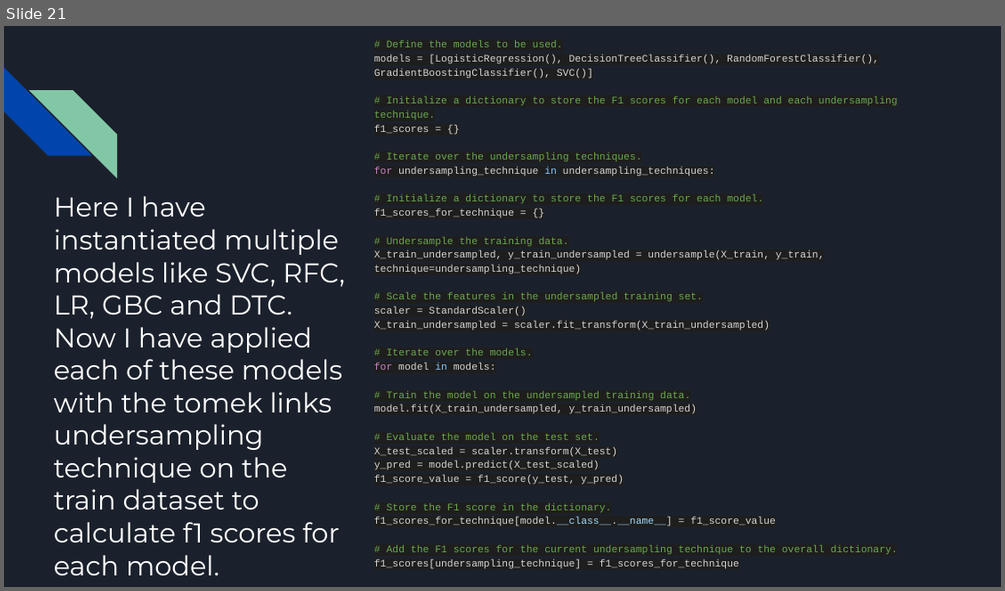
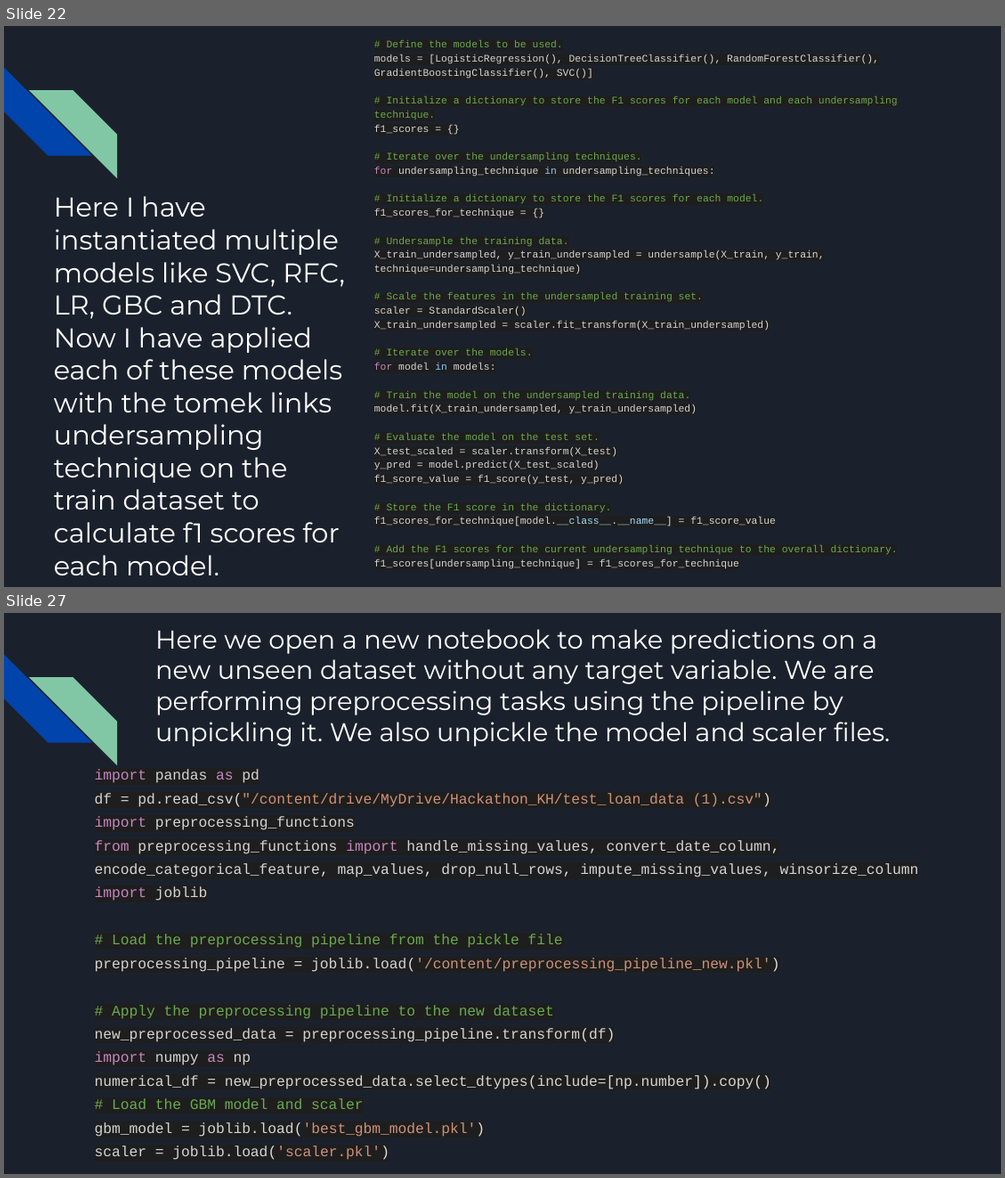
Before and after one commit to TheRocker1212/Hackathon_KH, a slide deck: Loan Repayment Assessment in Banking.pptx. Shown one above the other, each under a label of ours: slide 21 before the commit, slides 22 and 27 after it; the slides between them are not shown. The pictures are 1005x591 and 1005x1178 pixels, drawn with LibreOffice and Linux fonts; fonts in the diff are those of the drawing. Boxes give left, top, right and bottom in pixels: in the first picture for what was removed or moved away, otherwise in the second. Text is boxed around its words. In the diff, an @@ line names an element or a change of style, - is before the commit and + after.

```diff
--- a/Loan Repayment Assessment in Banking.pptx
+++ b/Loan Repayment Assessment in Banking.pptx
@@ slide 27 added at <box>4,613,1001,1174</box>, background #1B212C; not listed: 2 template elements that a slide beside it also shows @@
@@ title added at <box>155,629,890,747</box>, 18.6 pt, text #FFFFFF @@
+Here we open a new notebook to make predictions on a new unseen dataset without any target variable. We are performing preprocessing tasks using the pipeline by unpickling it. We also unpickle the model and scaler files.
@@ text added at <box>95,769,919,1159</box>, 10.5 pt, text #D4D4D4 @@
+import pandas as pd
+df = pd.read_csv("/content/drive/MyDrive/Hackathon_KH/test_loan_data (1).csv")
+import preprocessing_functions
+from preprocessing_functions import handle_missing_values, convert_date_column, encode_categorical_feature, map_values, drop_null_rows, impute_missing_values, winsorize_column
+import joblib
+# Load the preprocessing pipeline from the pickle file
+preprocessing_pipeline = joblib.load('/content/preprocessing_pipeline_new.pkl')
+# Apply the preprocessing pipeline to the new dataset
+new_preprocessed_data = preprocessing_pipeline.transform(df)
+import numpy as np
+numerical_df = new_preprocessed_data.select_dtypes(include=[np.number]).copy()
+# Load the GBM model and scaler
+gbm_model = joblib.load('best_gbm_model.pkl')
+scaler = joblib.load('scaler.pkl')
@@ what was slide 21 is now slide 22 @@
```
Also in this commit, not shown: 1 slide changed, 8 other slides added, 3 slides removed.
